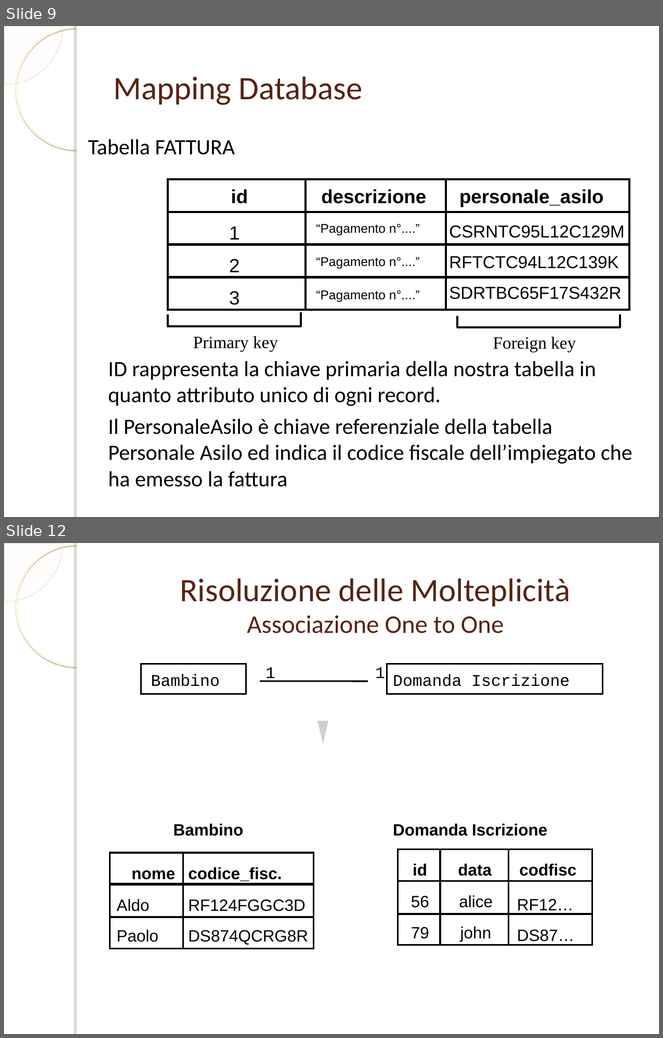
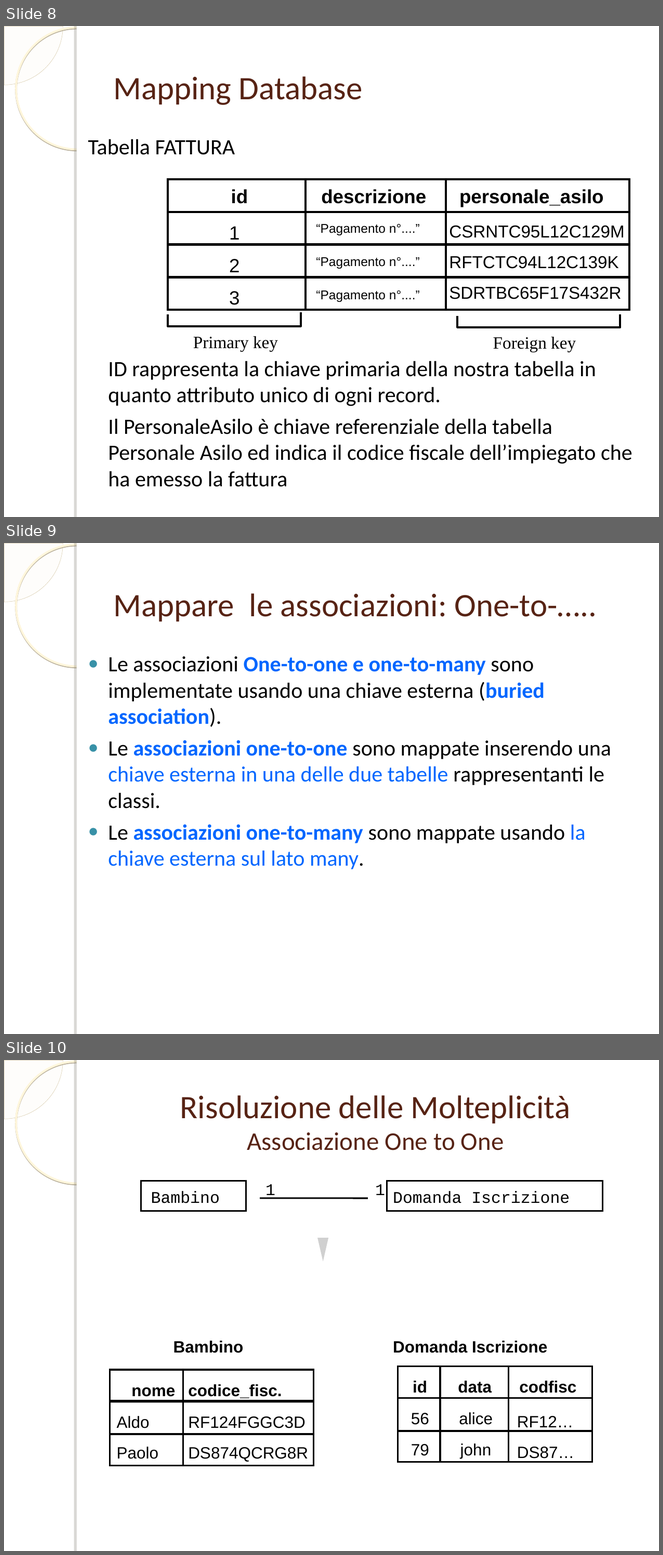
Before and after one commit to ammirate/at-silo, a slide deck: documenti_comuni/PresentazioneDB.ppt. Shown one above the other, each under a label of ours: slides 9 and 12 before the commit, slides 8, 9 and 10 after it; the slides between them are not shown. The pictures are 663x1038 and 663x1555 pixels, drawn with LibreOffice and Linux fonts; fonts in the diff are those of the drawing; grey boxes stand for pictures; background and template pictures are left out. Boxes give left, top, right and bottom in pixels: in the first picture for what was removed or moved away, otherwise in the second. Text is boxed around its words. In the diff, an @@ line names an element or a change of style, - is before the commit and + after.

```diff
--- a/documenti_comuni/PresentazioneDB.ppt
+++ b/documenti_comuni/PresentazioneDB.ppt
@@ slide 9 added at [4,543,659,1034], background picture (left out); not listed: 4 template elements that a slide beside it also shows @@
@@ title added at [113,593,597,622], 36 pt, text #572314 @@
+Mappare le associazioni: One-to-…..
@@ text added at [108,656,611,870], 24 pt, text #0066FF @@
+● Le associazioni One-to-one e one-to-many sono implementate usando una chiave esterna (buried association).
+● Le associazioni one-to-one sono mappate inserendo una chiave esterna in una delle due tabelle rappresentanti le classi.
+● Le associazioni one-to-many sono mappate usando la chiave esterna sul lato many.
@@ what was slide 9 is now slide 8 @@
@@ what was slide 12 is now slide 10 @@
```
Also in this commit, not shown: 3 slides changed, 8 other slides added, 10 slides removed.
